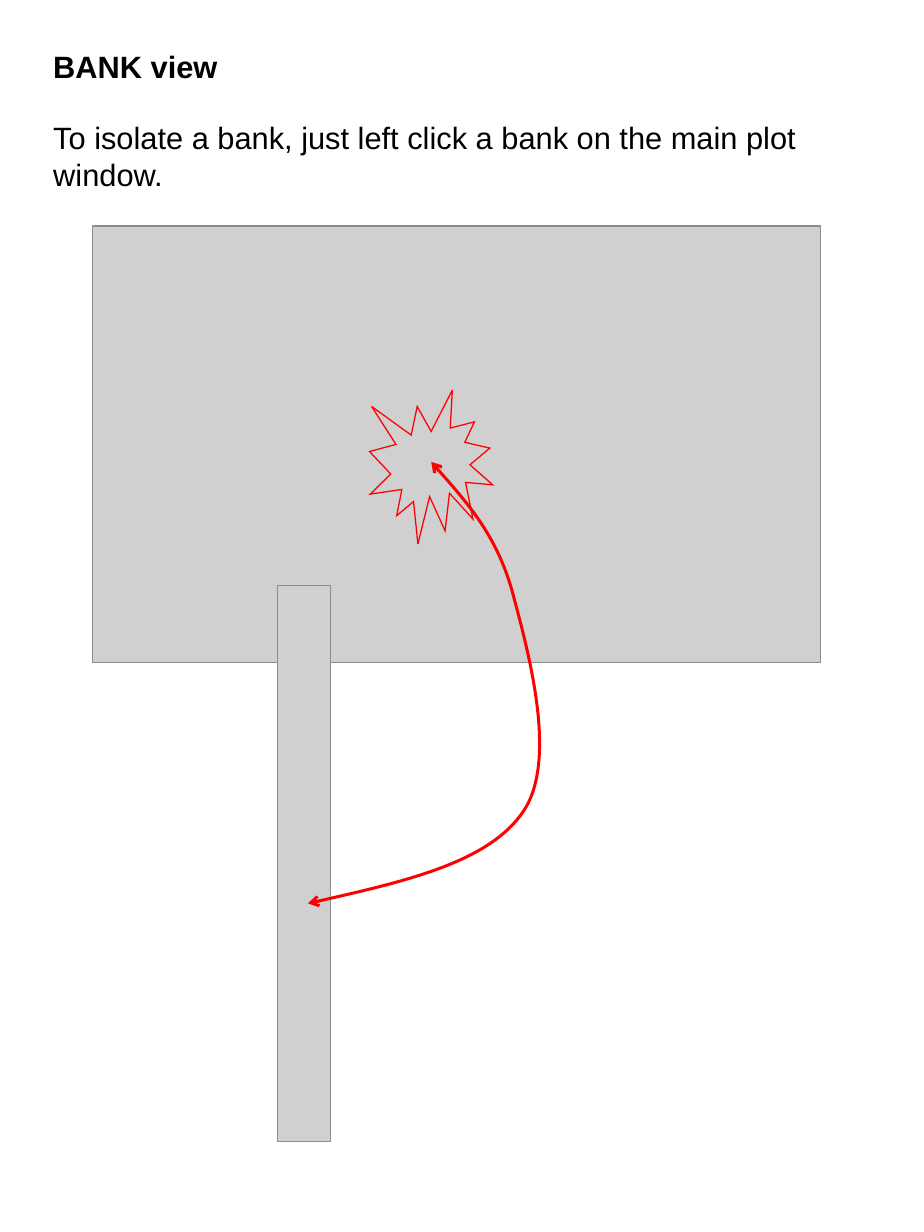
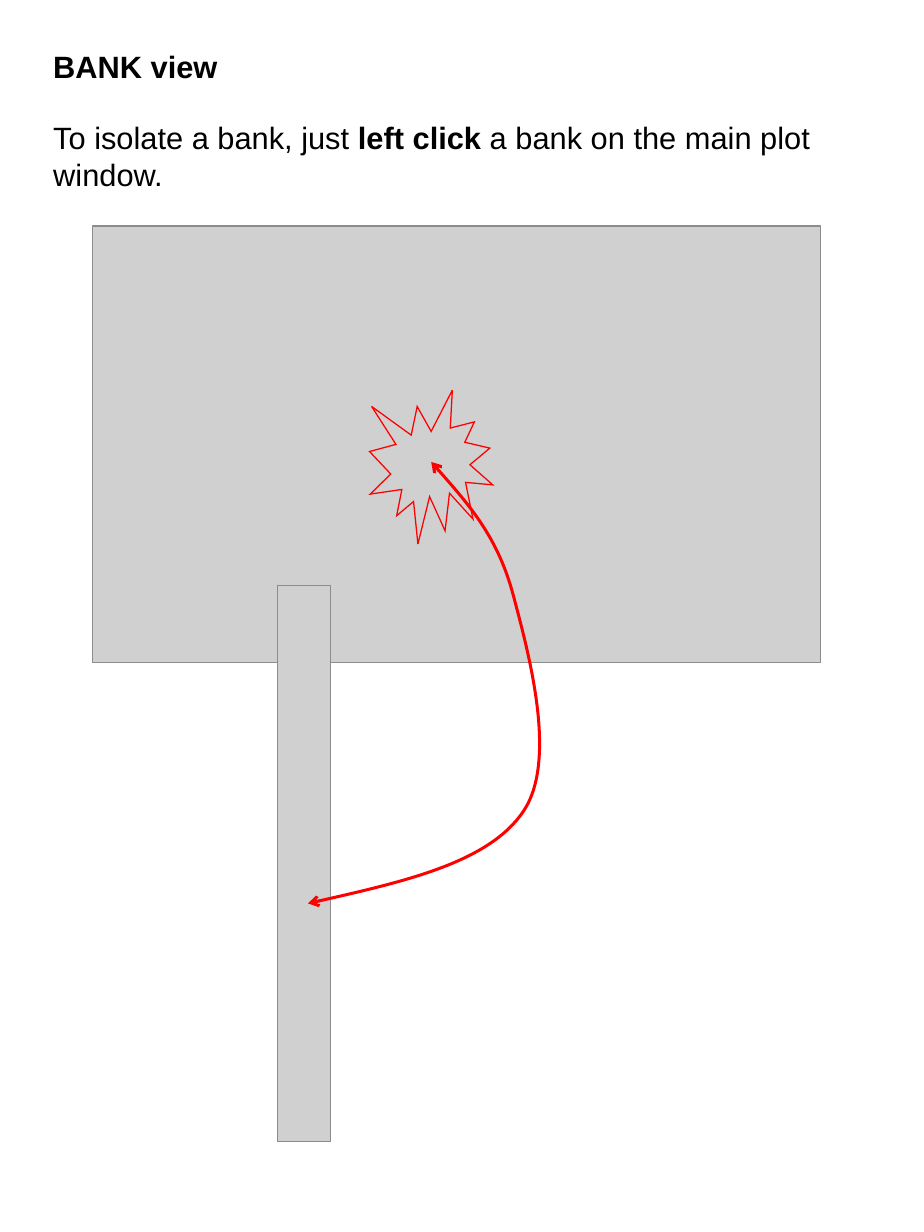
Before and after one commit to ornl-ndav/IdlGui, a slide deck: slide 19 of 1.0/doc/plotARCS_manual.ppt. Drawn at 924x1232 pixels with LibreOffice and Linux fonts; fonts in the diff are those of the drawing; grey boxes stand for pictures. Boxes give left, top, right and bottom in pixels: in the first picture for what was removed or moved away, otherwise in the second. Text is boxed around its words. In the diff, an @@ line names an element or a change of style, - is before the commit and + after.

```diff
--- a/1.0/doc/plotARCS_manual.ppt
+++ b/1.0/doc/plotARCS_manual.ppt
@@ text "To isolate a bank, just ..." at <box>53,126,810,187</box>: bold on in "left click" @@
```
Also in this commit, not shown: 5 other slides changed, 1 slide added.
